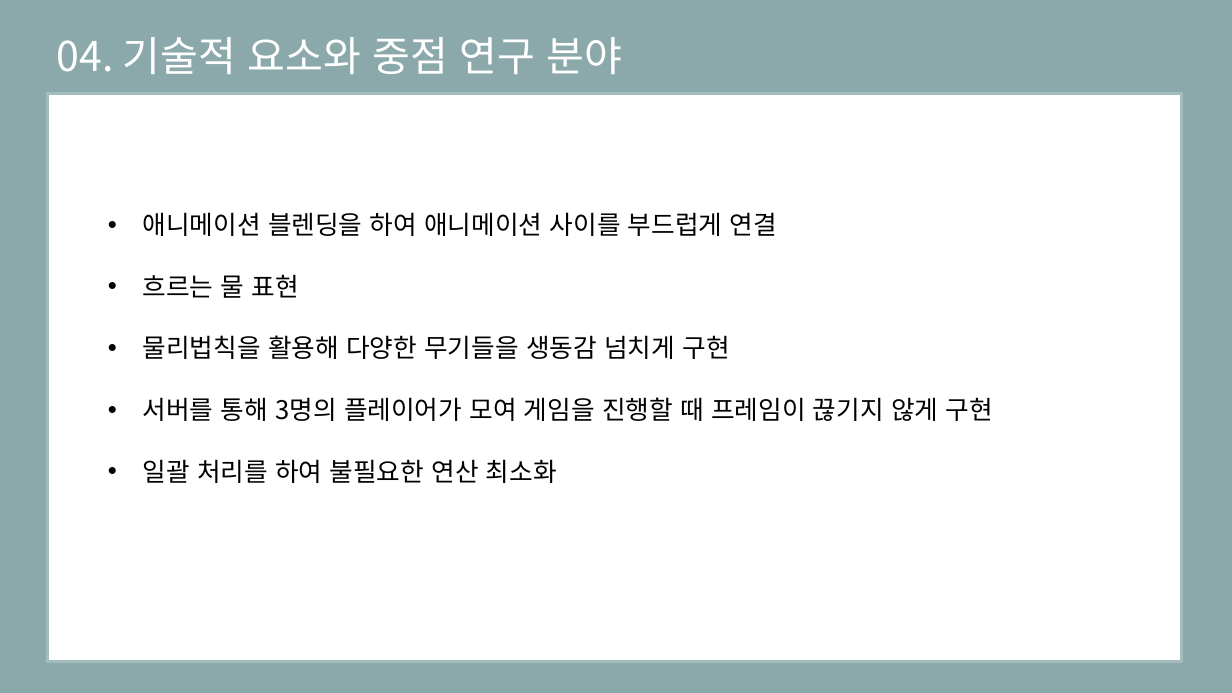
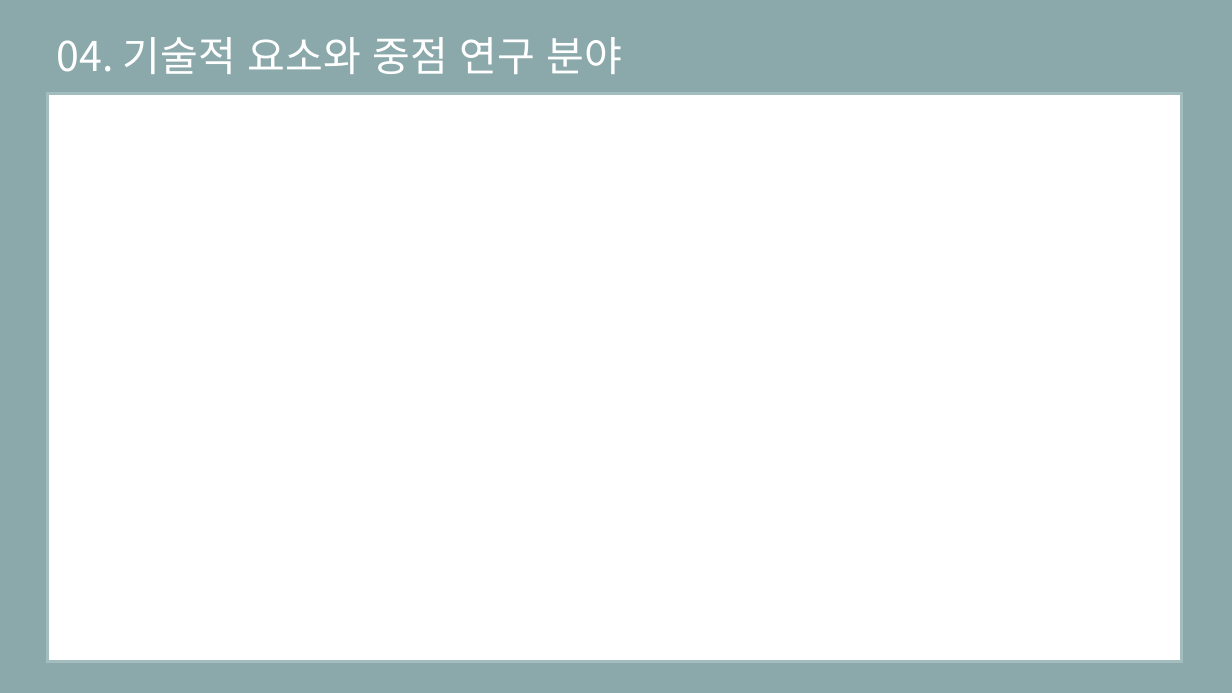
Before and after one commit to eunjiyun/Graduation_Work, a slide deck: slide 17 of Game_Design/2019184003 김 선아 장르 제안서.pptx (slide 15 before the commit). Drawn at 1232x693 pixels with LibreOffice and Linux fonts; fonts in the diff are those of the drawing. Boxes give left, top, right and bottom in pixels: in the first picture for what was removed or moved away, otherwise in the second. Text is boxed around its words. In the diff, an @@ line names an element or a change of style, - is before the commit and + after.

```diff
--- a/Game_Design/2019184003 김 선아 장르 제안서.pptx
+++ b/Game_Design/2019184003 김 선아 장르 제안서.pptx
@@ text removed at bbox=[143, 212, 992, 483] @@
-• 애니메이션 블렌딩을 하여 애니메이션 사이를 부드럽게 연결
-• 흐르는 물 표현
-• 물리법칙을 활용해 다양한 무기들을 생동감 넘치게 구현
-• 서버를 통해 3명의 플레이어가 모여 게임을 진행할 때 프레임이 끊기지 않게 구현
-• 일괄 처리를 하여 불필요한 연산 최소화
```
Also in this commit, not shown: 2 other slides changed, 4 slides added, 2 slides removed.
